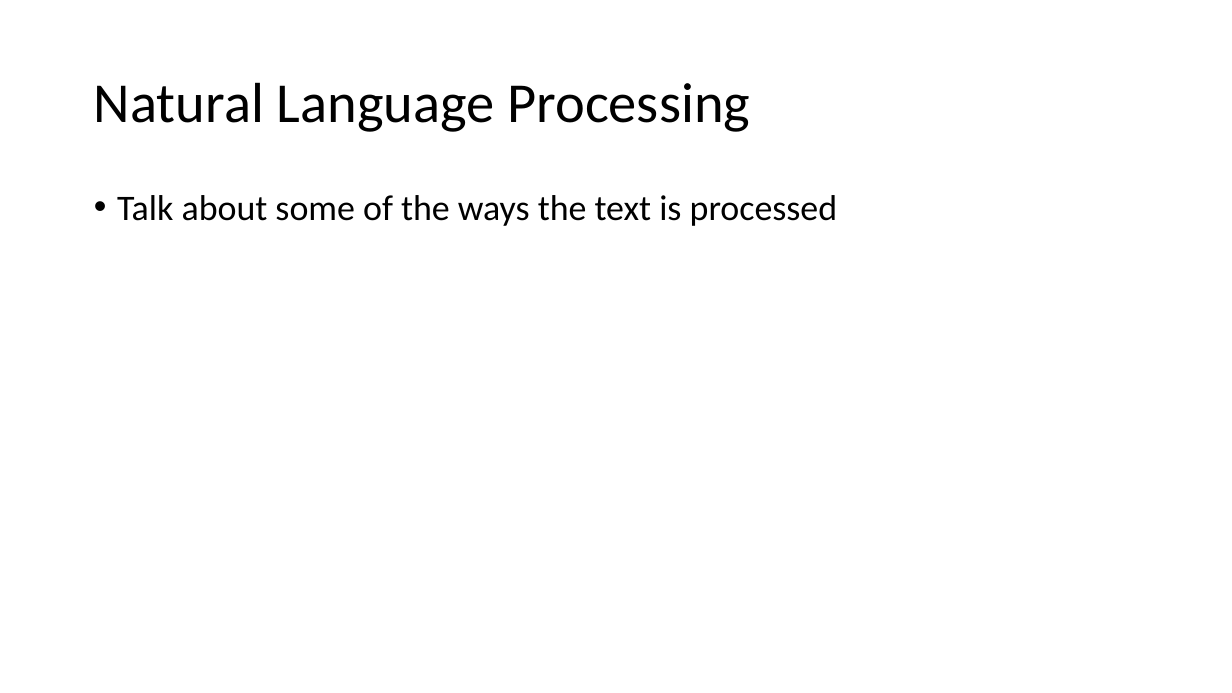
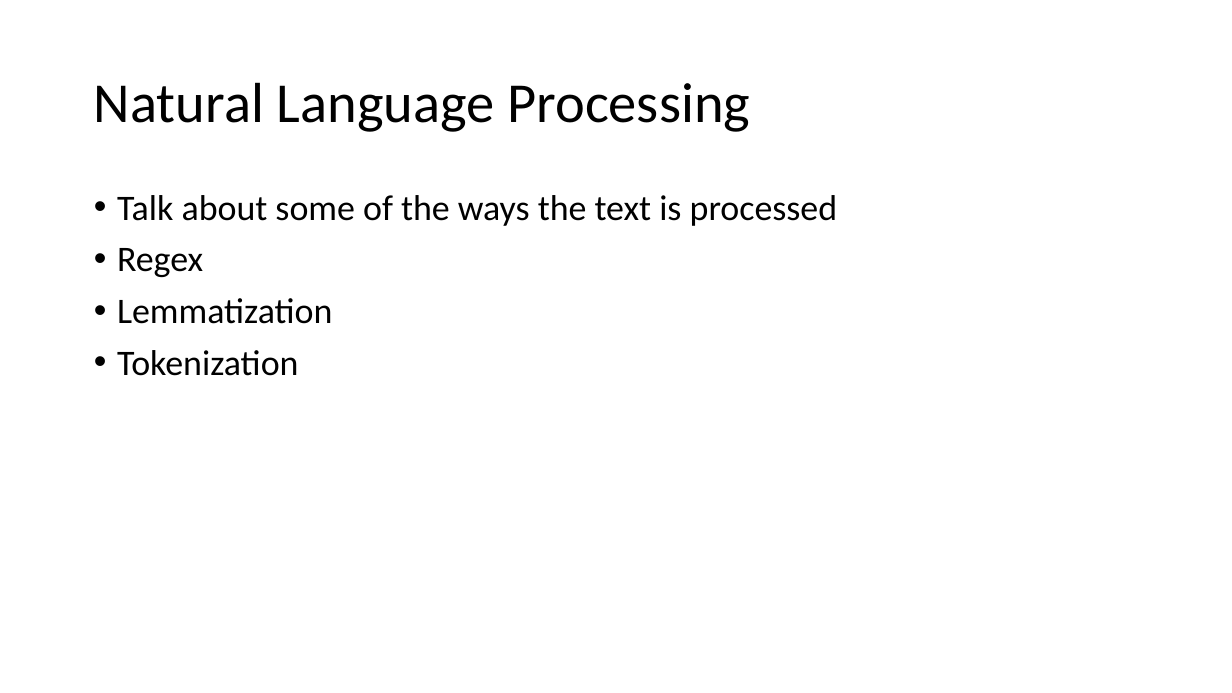
Before and after one commit to sstarkjr/NLP-food-safety-classification, a slide deck: slide 5 of Presentation.pptx. Drawn at 1232x693 pixels with LibreOffice and Linux fonts; fonts in the diff are those of the drawing. Boxes give left, top, right and bottom in pixels: in the first picture for what was removed or moved away, otherwise in the second. Text is boxed around its words. In the diff, an @@ line names an element or a change of style, - is before the commit and + after.

```diff
--- a/Presentation.pptx
+++ b/Presentation.pptx
@@ text at (x1=117, y1=248, x2=332, y2=376): paragraphs added @@
+• Regex
+• Lemmatization
+• Tokenization
```
Also in this commit, not shown: 1 other slide changed, 1 slide added, 1 other file.
